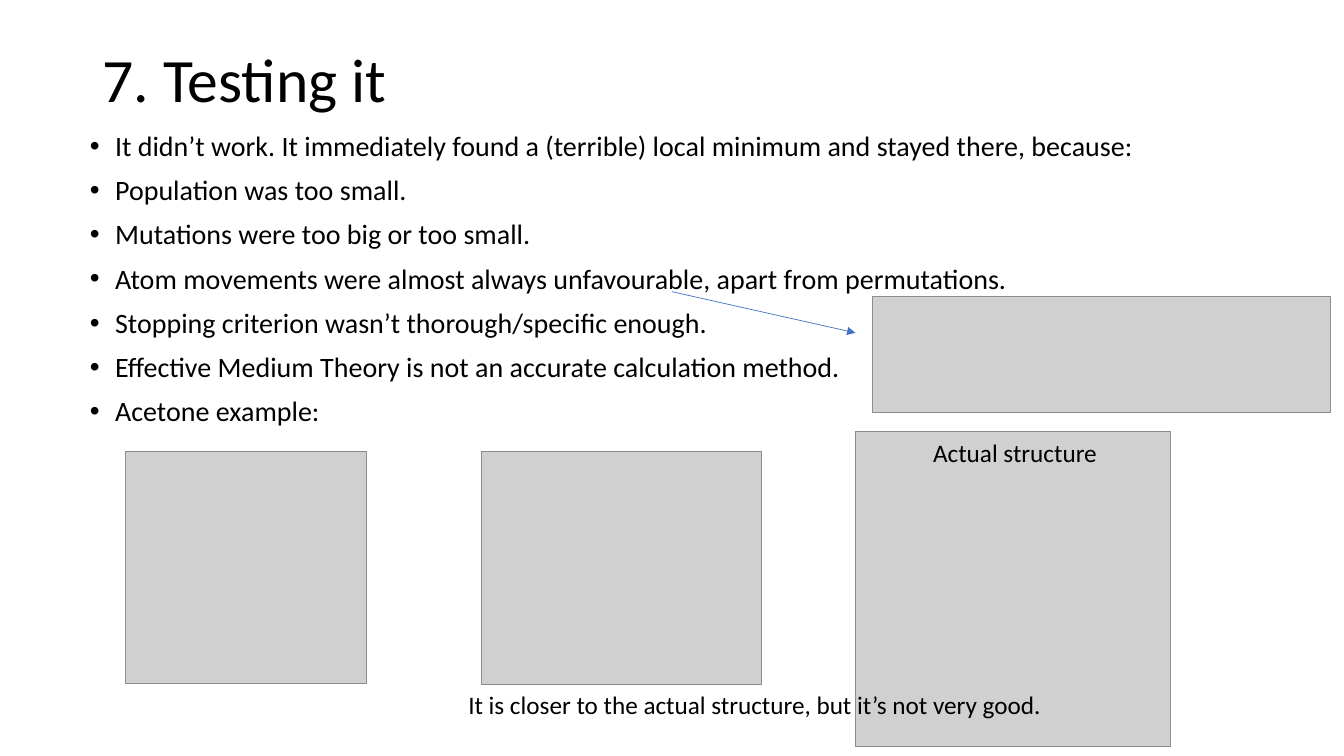
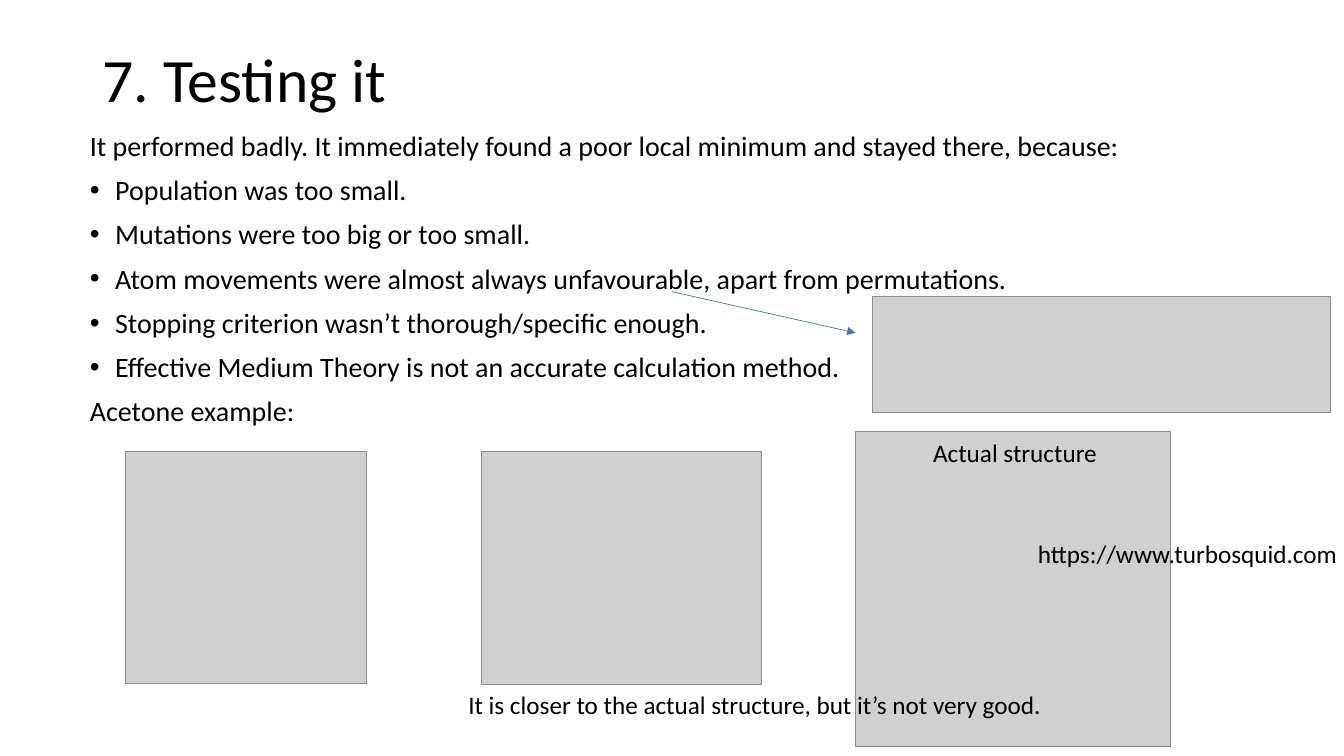
Before and after one commit to Sophie-Turner/GeOpt, a slide deck: slide 17 of Documentation/Sprint2/Presentation.pptx. Drawn at 1344x756 pixels with LibreOffice and Linux fonts; fonts in the diff are those of the drawing; grey boxes stand for pictures. Boxes give left, top, right and bottom in pixels: in the first picture for what was removed or moved away, otherwise in the second. Text is boxed around its words. In the diff, an @@ line names an element or a change of style, - is before the commit and + after.

```diff
--- a/Documentation/Sprint2/Presentation.pptx
+++ b/Documentation/Sprint2/Presentation.pptx
@@ text at [90, 136, 1118, 161]: text changed @@
-• It didn’t work. It immediately found a (terrible) local minimum and stayed there, because:
+It performed badly. It immediately found a poor local minimum and stayed there, because:
@@ text at [90, 401, 295, 426]: bullet • to none @@
@@ text added at [1038, 542, 1337, 569], 18 pt, text #000000 @@
+https://www.turbosquid.com
```
Also in this commit, not shown: 3 other slides changed, 1 slide removed.
